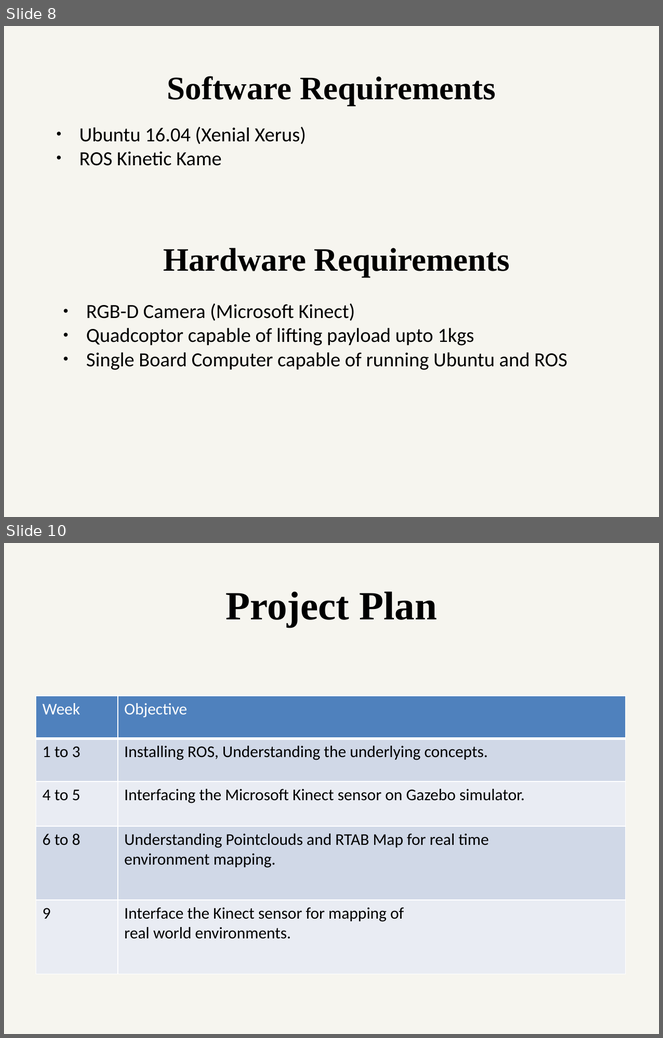
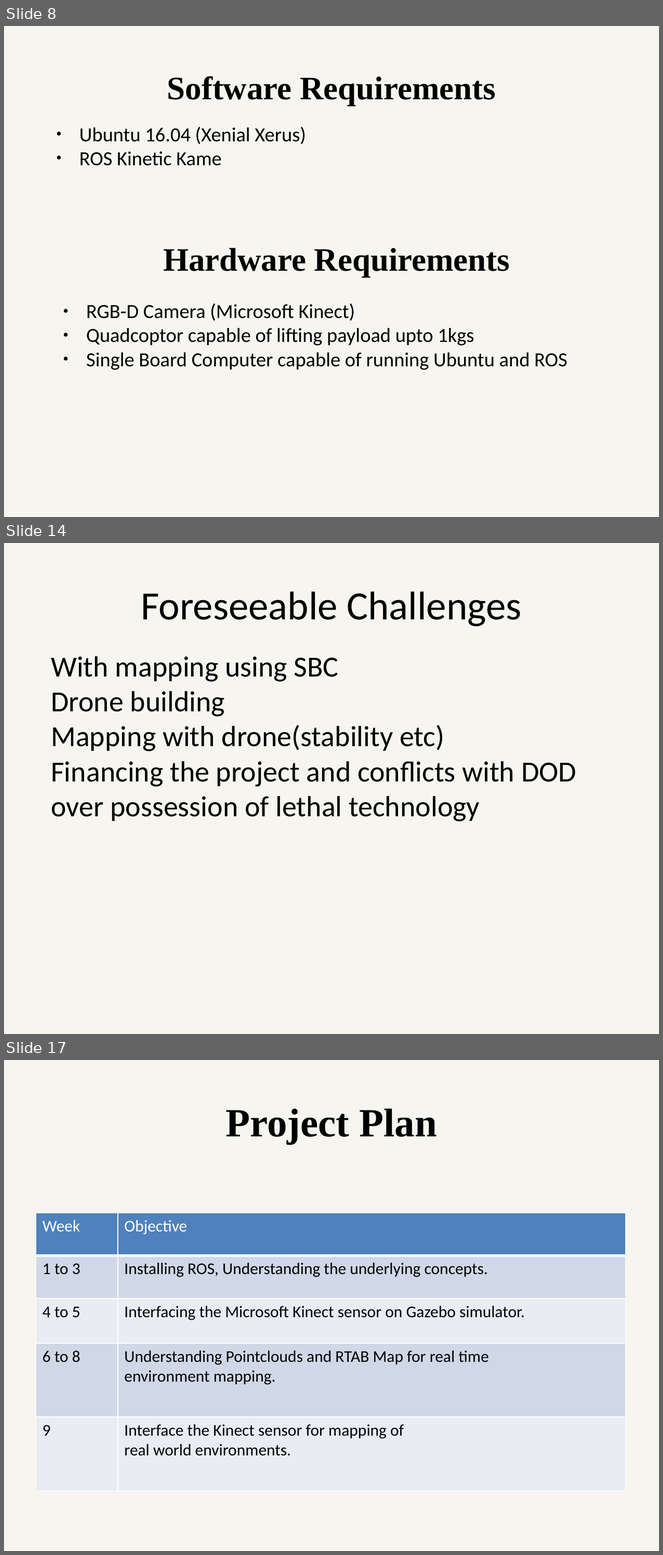
Before and after one commit to ETRX-Batch-2019/Robot-Development-using-ROS, a slide deck: Presentation/4-Aug/Robot-dev-using-ROS.pptx. Shown one above the other, each under a label of ours: slides 8 and 10 before the commit, slides 8, 14 and 17 after it; the slides between them are not shown. The pictures are 663x1038 and 663x1555 pixels, drawn with LibreOffice and Linux fonts; fonts in the diff are those of the drawing. Boxes give left, top, right and bottom in pixels: in the first picture for what was removed or moved away, otherwise in the second. Text is boxed around its words. In the diff, an @@ line names an element or a change of style, - is before the commit and + after.

```diff
--- a/Presentation/4-Aug/Robot-dev-using-ROS.pptx
+++ b/Presentation/4-Aug/Robot-dev-using-ROS.pptx
@@ slide 14 added at (x1=4, y1=543, x2=659, y2=1034), background #EEECE1 at 51% opacity @@
@@ text added at (x1=141, y1=591, x2=521, y2=627), 44 pt, text #000000 @@
+Foreseeable Challenges
@@ text added at (x1=51, y1=656, x2=577, y2=822), 32 pt, text #000000 @@
+With mapping using SBC
+Drone building
+Mapping with drone(stability etc)
+Financing the project and conflicts with DOD over possession of lethal technology
@@ what was slide 10 is now slide 17 @@
```
Also in this commit, not shown: 1 slide changed, 6 other slides added.
